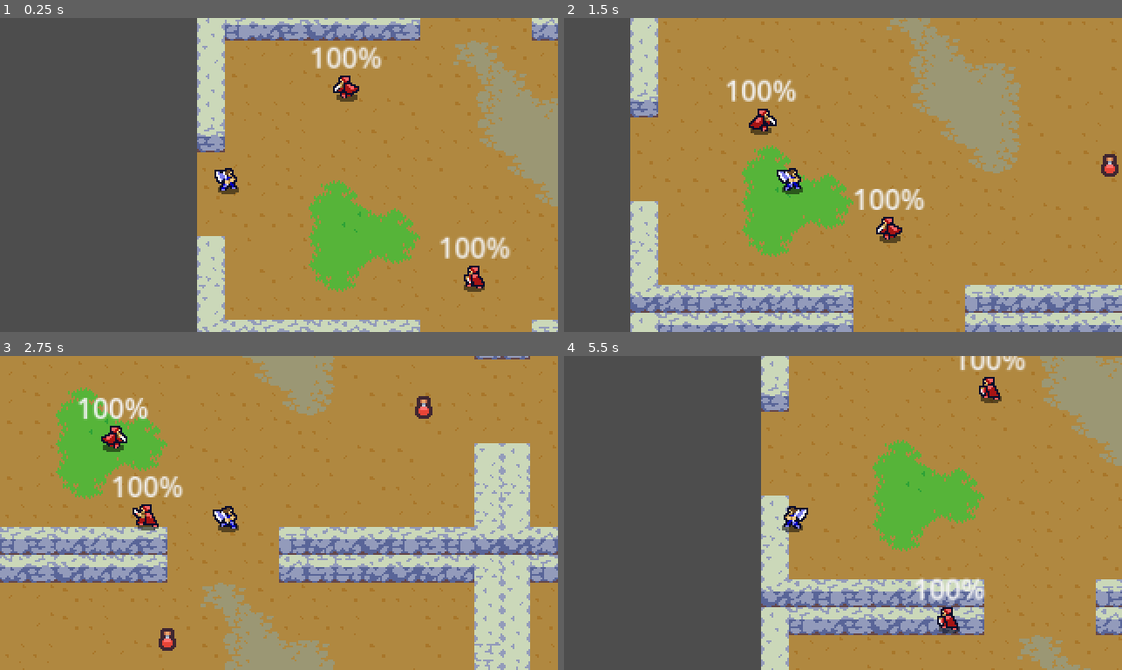
Above: before the commit, frames 1-4 (two rows, left to right).
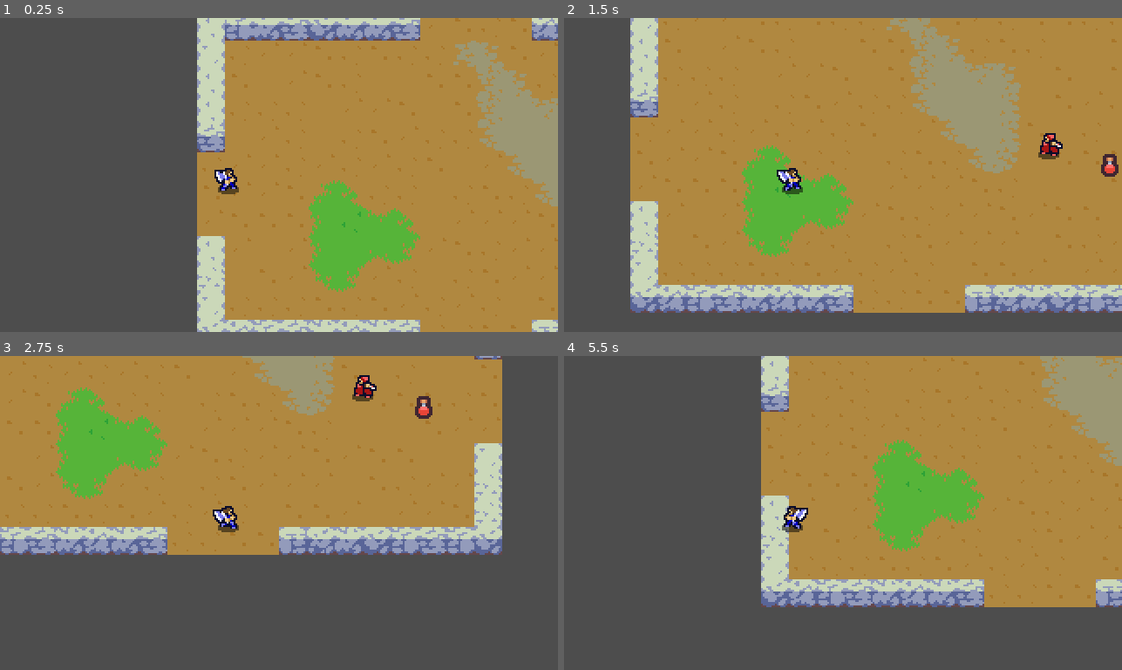
Above: after the commit, the same moments.

Repository: ricalex42/Projeto-DIM0126---2023.2
Game: Godot game, scene res://actors/world.tscn
Two runs of this game, one before a commit and one after it. Both use one fixed random seed, a clock stepped at 60 frames per second and the inputs below.
Inputs:
- Up to frame 1 (0.25 s): no input
- Up to frame 2 (1.5 s): hold Right (ui_right) 0.53-1.28 s; hold Space (attack) 0.53-1.28 s; hold Down (ui_down) from 1.28 s (still down); tap Space (attack) at 1.35 s
- Up to frame 3 (2.75 s): release Down (ui_down) at 2.03 s; hold Right (ui_right) from 2.03 s (still down); hold Space (attack) from 2.03 s (still down)
- Up to frame 4 (5.5 s): release Right (ui_right) at 2.78 s; release Space (attack) at 2.78 s; hold Up (ui_up) 2.78-3.53 s; tap Space (attack) at 2.85, 4.35 s; hold Space (attack) 3.53-4.28 s; hold Left (ui_left) 3.53-5.03 s; hold Down (ui_down) from 5.03 s (still down); hold Space (attack) from 5.03 s (still down)

The runs differ from the first frame. In frame 1, 1.6% of the frame differs, in the area x 55-92%, y 8-88%; in frame 2, 7.3%; in frame 3, 44%, in the area x 0-100%, y 0-100%; in frame 4, 14%.
Error after the commit: Parse Error: Function "goal()" not found in base self. (res://actors/Leaf_EscolherTileAleatorio.gd:48)

Commit message:
behaviour_tree implementation

Diff:
--- /dev/null
+++ b/actors/BehaviourTree/bt_sequence.gd
@@ -0,0 +1,23 @@
+extends Task
+
+class_name Sequence
+
+var current_child = 0
+
+func run():
+	get_child(current_child).run()
+	running()
+
+func child_success():
+	current_child += 1
+	if current_child >= get_child_count():
+		current_child = 0
+		success()
+
+func child_fail():
+	current_child = 0
+	fail()
+
+func success():
+	status = SUCCEEDED
+	get_parent().child_success()
--- /dev/null
+++ b/actors/BehaviourTree/leaf.gd
@@ -0,0 +1,6 @@
+extends Task
+
+class_name LeafExample
+
+func run():
+	success()
--- /dev/null
+++ b/actors/BehaviourTree/task.gd
@@ -0,0 +1,48 @@
+extends Node
+
+class_name Task
+
+enum {
+	ENTER,
+	RUNNING,
+	FAILED,
+	SUCCEEDED,
+	CANCELLED
+}
+
+var tree = null
+var status = ENTER
+
+func running():
+	status = RUNNING
+
+func success():
+	status = SUCCEEDED
+
+func fail():
+	status = FAILED
+
+func cancel():
+	if status == RUNNING:
+		status = CANCELLED
+		for child in get_children():
+			child.cancel()
+
+func run():
+	pass
+func child_success():
+	pass
+func child_fail():
+	pass
+func child_running():
+	pass
+
+func start():
+	status = ENTER
+	for child in get_children():
+		child.tree = self.tree
+		child.start()
+
+func reset():
+	cancel()
+	status = ENTER
--- /dev/null
+++ b/actors/Leaf_DropItem.gd
@@ -0,0 +1,12 @@
+extends Task
+
+class_name Leaf_DropItem
+
+@export var npc: CharacterBody2D
+
+func run():
+	pass
+
+func success():
+	status = SUCCEEDED
+	get_parent().child_success()
--- /dev/null
+++ b/actors/Leaf_EncontrarJogador.gd
@@ -0,0 +1,12 @@
+extends Task
+
+class_name Leaf_EncontrarJogador
+
+@export var npc: CharacterBody2D
+
+func run():
+	pass
+
+func success():
+	status = SUCCEEDED
+	get_parent().child_success()
--- /dev/null
+++ b/actors/Leaf_EscolherLocalAleatorio.gd
@@ -0,0 +1,20 @@
+extends Task
+
+class_name LeafEscolherLocalAleatorio
+
+var count = 0
+const MAX = 100
+
+func run():
+	status = RUNNING
+	if status == RUNNING:
+		print("INICIOU SEQUENCIA ESCOLHER LOCAL ALEATORIO")
+		var rng = RandomNumberGenerator.new()
+		var rndX = rng.randi_range(-20, 20)
+		var rndY = rng.randi_range(-20, 20)
+		$"../..".target = $"../../..".global_position + Vector2(rndX, rndY)
+		success()
+
+func success():
+	status = SUCCEEDED
+	get_parent().child_success()
--- /dev/null
+++ b/actors/Leaf_EscolherTileAleatorio.gd
@@ -0,0 +1,74 @@
+extends Task
+
+class_name Leaf_EscolherTileAleatorio
+
+@export var npc: CharacterBody2D
+
+func run():
+	status = RUNNING
+	if status == RUNNING:
+		print("INICIOU SEQUENCIA ESCOLHER LOCAL ALEATORIO COM A*")
+		# para teste tentar alcançar o tile 0,0
+		#
+		var npc_current_position = scene_to_tile_coordinate(npc.global_position, Vector2(16,16))
+		var npc_target_position = Vector2(0,0)
+		var npc_goal_distance_estimate = manhattan_distance(npc_current_position, npc_target_position)
+		print("Start.g: ", npc_current_position)
+		print("Start.h: ", npc_goal_distance_estimate)
+
+		var path = a_star(npc_current_position)
+		success()
+
+func success():
+	status = SUCCEEDED
+	get_parent().child_success()
+
+func get_current_tile():
+	pass
+
+func manhattan_distance(start_pos: Vector2, end_pos: Vector2) -> int:
+	var dx = abs(end_pos.x - start_pos.x)
+	var dy = abs(end_pos.y - start_pos.y)
+	return dx + dy
+
+
+func scene_to_tile_coordinate(scene_position: Vector2, tile_size: Vector2) -> Vector2:
+	var tile_x = int(scene_position.x / tile_size.x)
+	var tile_y = int(scene_position.y / tile_size.y)
+	return Vector2(tile_x, tile_y)
+
+
+func a_star(start_position: Vector2):
+	var open = [start_position]
+	var closed = []
+
+	while open.size > 0:
+		var N = remove_lowest_f(open)
+
+		if goal(N):
+			return path_to(N)
+
+		closed.append(N)
+
+		for child in get_children(N):
+			if child not in closed:
+				child.parent = N
+				child.g = N.g + real_cost(N, child)
+				child.h = heuristic(child)
+				open.append(child)
+
+	return []
+
+
+func remove_lowest_f(open_list: Array):
+	var lowest_node = null
+	var lowest_f = INFINITY
+
+	for node in open_list:
+		var f = node.g + node.h
+		if f< lowest_f:
+			lowest_f = f
+			lowest_node = node
+
+	open_list.erase(open_list.find(lowest_node))
+	return lowest_node
--- /dev/null
+++ b/actors/Leaf_IrLocalAleatorio.gd
@@ -0,0 +1,21 @@
+extends Task
+
+class_name LeafIrLocalAleatorio
+
+@export var npc: CharacterBody2D
+var move_speed = 40
+
+func run():
+	if status != RUNNING:
+		print("INICIOU SEQUENCIA IR LOCAL ALEATORIO")
+		status = RUNNING
+	if status == RUNNING:
+		var direction = $"../..".target - npc.position
+		npc.velocity = direction.normalized() * move_speed
+		if direction.length() < 5:
+			print("FINALIZOU SEQUENCIA IR LOCAL ALEATORIO")
+			success()
+
+func success():
+	status = SUCCEEDED
+	get_parent().child_success()
--- /dev/null
+++ b/actors/Leaf_MostrarAnimaçãoMorte.gd
@@ -0,0 +1,12 @@
+extends Task
+
+class_name Leaf_MostrarAnimaçãoMorte
+
+@export var npc: CharacterBody2D
+
+func run():
+	pass
+
+func success():
+	status = SUCCEEDED
+	get_parent().child_success()
--- /dev/null
+++ b/actors/Leaf_MoverParaTile.gd
@@ -0,0 +1,12 @@
+extends Task
+
+class_name Leaf_MoverParaTile
+
+@export var npc: CharacterBody2D
+
+func run():
+	pass
+
+func success():
+	status = SUCCEEDED
+	get_parent().child_success()
--- /dev/null
+++ b/actors/Leaf_PerseguirJogador.gd
@@ -0,0 +1,12 @@
+extends Task
+
+class_name Leaf_PerserguirJogador
+
+@export var npc: CharacterBody2D
+
+func run():
+	pass
+
+func success():
+	status = SUCCEEDED
+	get_parent().child_success()
--- /dev/null
+++ b/actors/NPC_BehaviourTree.gd
@@ -0,0 +1,19 @@
+extends Task
+
+class_name NPC_BehaviourTree
+
+# essa BT terá 3 estados: procurar, perseguir e morrer
+var target = Vector2()
+
+func _ready():
+	tree = self
+	start()
+	status = RUNNING
+
+func _process(_delta):
+	if status == RUNNING:
+		get_child(0).run()
+
+func run():
+	get_child(0).run()
+	running()
--- a/actors/npc_node.tscn
+++ b/actors/npc_node.tscn
@@ -160,10 +160,6 @@
 script = ExtResource("7_rkt63")
 npc = NodePath("../..")
 
-[node name="DebugLines" type="Node2D" parent="."]
-visible = false
-script = ExtResource("8_sc41c")
-
 [node name="HealthBar" type="ProgressBar" parent="."]
 z_index = -1
 texture_filter = 2
@@ -182,5 +178,9 @@
 position = Vector2(-1, 0)
 shape = SubResource("CircleShape2D_1dbt7")
 
+[node name="DebugLines" type="Node2D" parent="."]
+visible = false
+script = ExtResource("8_sc41c")
+
 [connection signal="animation_finished" from="AnimatedSprite2D" to="StateMachine/NPCAttack" method="_on_animated_sprite_2d_animation_finished"]
 [connection signal="animation_looped" from="AnimatedSprite2D" to="StateMachine/NPCAttack" method="_on_animated_sprite_2d_animation_looped"]
--- /dev/null
+++ b/actors/npc_node_bt.tscn
@@ -0,0 +1,205 @@
+[gd_scene load_steps=29 format=3 uid="uid://fluwa44xhsbq"]
+
+[ext_resource type="Script" path="res://actors/npc_node.gd" id="1_2jxmo"]
+[ext_resource type="Texture2D" uid="uid://dojgh1wh37gbw" path="res://assets/Thief_Red1.png" id="2_vvmro"]
+[ext_resource type="Script" path="res://actors/NPC_BehaviourTree.gd" id="3_h68os"]
+[ext_resource type="Script" path="res://actors/BehaviourTree/bt_sequence.gd" id="4_i1vpf"]
+[ext_resource type="Script" path="res://actors/Leaf_EscolherTileAleatorio.gd" id="5_d0uqk"]
+[ext_resource type="Script" path="res://actors/Leaf_EscolherLocalAleatorio.gd" id="5_v1ffv"]
+[ext_resource type="Script" path="res://actors/Leaf_IrLocalAleatorio.gd" id="6_fadpn"]
+[ext_resource type="Script" path="res://actors/Leaf_MoverParaTile.gd" id="6_yow10"]
+[ext_resource type="Script" path="res://actors/Leaf_EncontrarJogador.gd" id="7_1f1m5"]
+[ext_resource type="Script" path="res://actors/Leaf_PerseguirJogador.gd" id="8_nlk17"]
+[ext_resource type="Script" path="res://actors/Leaf_MostrarAnimaçãoMorte.gd" id="11_gq2k7"]
+[ext_resource type="Script" path="res://actors/Leaf_DropItem.gd" id="12_f64fk"]
+
+[sub_resource type="AtlasTexture" id="AtlasTexture_467n1"]
+atlas = ExtResource("2_vvmro")
+region = Rect2(0, 64, 32, 32)
+
+[sub_resource type="AtlasTexture" id="AtlasTexture_v0syi"]
+atlas = ExtResource("2_vvmro")
+region = Rect2(32, 64, 32, 32)
+
+[sub_resource type="AtlasTexture" id="AtlasTexture_tccdg"]
+atlas = ExtResource("2_vvmro")
+region = Rect2(64, 64, 32, 32)
+
+[sub_resource type="AtlasTexture" id="AtlasTexture_6smkb"]
+atlas = ExtResource("2_vvmro")
+region = Rect2(96, 64, 32, 32)
+
+[sub_resource type="AtlasTexture" id="AtlasTexture_f2h3c"]
+atlas = ExtResource("2_vvmro")
+region = Rect2(0, 0, 32, 32)
+
+[sub_resource type="AtlasTexture" id="AtlasTexture_rqc8b"]
+atlas = ExtResource("2_vvmro")
+region = Rect2(32, 0, 32, 32)
+
+[sub_resource type="AtlasTexture" id="AtlasTexture_ldxlb"]
+atlas = ExtResource("2_vvmro")
+region = Rect2(64, 0, 32, 32)
+
+[sub_resource type="AtlasTexture" id="AtlasTexture_wwy8c"]
+atlas = ExtResource("2_vvmro")
+region = Rect2(96, 0, 32, 32)
+
+[sub_resource type="AtlasTexture" id="AtlasTexture_nbo7h"]
+atlas = ExtResource("2_vvmro")
+region = Rect2(0, 32, 32, 32)
+
+[sub_resource type="AtlasTexture" id="AtlasTexture_m5wpf"]
+atlas = ExtResource("2_vvmro")
+region = Rect2(32, 32, 32, 32)
+
+[sub_resource type="AtlasTexture" id="AtlasTexture_xtce1"]
+atlas = ExtResource("2_vvmro")
+region = Rect2(64, 32, 32, 32)
+
+[sub_resource type="AtlasTexture" id="AtlasTexture_rpgmr"]
+atlas = ExtResource("2_vvmro")
+region = Rect2(96, 32, 32, 32)
+
+[sub_resource type="SpriteFrames" id="SpriteFrames_csgqr"]
+animations = [{
+"frames": [{
+"duration": 1.0,
+"texture": SubResource("AtlasTexture_467n1")
+}, {
+"duration": 1.0,
+"texture": SubResource("AtlasTexture_v0syi")
+}, {
+"duration": 1.0,
+"texture": SubResource("AtlasTexture_tccdg")
+}, {
+"duration": 1.0,
+"texture": SubResource("AtlasTexture_tccdg")
+}, {
+"duration": 1.0,
+"texture": SubResource("AtlasTexture_tccdg")
+}, {
+"duration": 1.0,
+"texture": SubResource("AtlasTexture_6smkb")
+}],
+"loop": true,
+"name": &"attack",
+"speed": 5.0
+}, {
+"frames": [{
+"duration": 1.0,
+"texture": SubResource("AtlasTexture_f2h3c")
+}, {
+"duration": 1.0,
+"texture": SubResource("AtlasTexture_rqc8b")
+}, {
+"duration": 1.0,
+"texture": SubResource("AtlasTexture_ldxlb")
+}, {
+"duration": 1.0,
+"texture": SubResource("AtlasTexture_wwy8c")
+}],
+"loop": true,
+"name": &"idle",
+"speed": 5.0
+}, {
+"frames": [{
+"duration": 1.0,
+"texture": SubResource("AtlasTexture_nbo7h")
+}, {
+"duration": 1.0,
+"texture": SubResource("AtlasTexture_m5wpf")
+}, {
+"duration": 1.0,
+"texture": SubResource("AtlasTexture_xtce1")
+}, {
+"duration": 1.0,
+"texture": SubResource("AtlasTexture_rpgmr")
+}],
+"loop": true,
+"name": &"walking",
+"speed": 5.0
+}]
+
+[sub_resource type="CircleShape2D" id="CircleShape2D_5wojk"]
+radius = 8.0
+
+[sub_resource type="StyleBoxLine" id="StyleBoxLine_3tcf8"]
+color = Color(0, 0, 0, 0)
+
+[sub_resource type="CircleShape2D" id="CircleShape2D_g2w7x"]
+radius = 17.0
+
+[node name="npc_node_BT" type="CharacterBody2D"]
+collision_layer = 2
+collision_mask = 4
+script = ExtResource("1_2jxmo")
+
+[node name="AnimatedSprite2D" type="AnimatedSprite2D" parent="."]
+texture_filter = 1
+sprite_frames = SubResource("SpriteFrames_csgqr")
+animation = &"attack"
+
+[node name="CollisionShape2D" type="CollisionShape2D" parent="."]
+position = Vector2(-1, 0)
+shape = SubResource("CircleShape2D_5wojk")
+
+[node name="HealthBar" type="ProgressBar" parent="."]
+visible = false
+z_index = -1
+texture_filter = 2
+offset_left = -2.0
+offset_top = -31.0
+offset_right = 2.0
+offset_bottom = -4.0
+theme_override_styles/background = SubResource("StyleBoxLine_3tcf8")
+value = 50.0
+
+[node name="AttackArea" type="Area2D" parent="."]
+collision_layer = 0
+collision_mask = 4
+
+[node name="CollisionShape2D" type="CollisionShape2D" parent="AttackArea"]
+position = Vector2(-1, 0)
+shape = SubResource("CircleShape2D_g2w7x")
+
+[node name="BehaviourTree" type="Node" parent="."]
+script = ExtResource("3_h68os")
+
+[node name="Seq_Procurar_Astar" type="Node" parent="BehaviourTree"]
+script = ExtResource("4_i1vpf")
+
+[node name="Leaf_EscolherTileAleatorio" type="Node" parent="BehaviourTree/Seq_Procurar_Astar" node_paths=PackedStringArray("npc")]
+script = ExtResource("5_d0uqk")
+npc = NodePath("../../..")
+
+[node name="Leaf_MoverParaTile" type="Node" parent="BehaviourTree/Seq_Procurar_Astar"]
+script = ExtResource("6_yow10")
+
+[node name="Seq_Perserguir" type="Node" parent="BehaviourTree"]
+script = ExtResource("4_i1vpf")
+
+[node name="Leaf_EncontrarJogador" type="Node" parent="BehaviourTree/Seq_Perserguir"]
+script = ExtResource("7_1f1m5")
+
+[node name="Leaf_PerseguirJogador" type="Node" parent="BehaviourTree/Seq_Perserguir"]
+script = ExtResource("8_nlk17")
+
+[node name="Seq_Procurar" type="Node" parent="BehaviourTree"]
+script = ExtResource("4_i1vpf")
+
+[node name="Leaf_EscolherLocalAleatorio" type="Node" parent="BehaviourTree/Seq_Procurar"]
+script = ExtResource("5_v1ffv")
+
+[node name="Leaf_IrLocalAleatorio" type="Node" parent="BehaviourTree/Seq_Procurar" node_paths=PackedStringArray("npc")]
+script = ExtResource("6_fadpn")
+npc = NodePath("../../..")
+
+[node name="Seq_Morrer" type="Node" parent="BehaviourTree"]
+script = ExtResource("4_i1vpf")
+
+[node name="Leaf_MostrarAnimaçãoMorte" type="Node" parent="BehaviourTree/Seq_Morrer"]
+script = ExtResource("11_gq2k7")
+
+[node name="Leaf_DropItem" type="Node" parent="BehaviourTree/Seq_Morrer"]
+script = ExtResource("12_f64fk")
--- a/actors/world.tscn
+++ b/actors/world.tscn
@@ -1,7 +1,7 @@
 [gd_scene load_steps=5 format=3 uid="uid://c2x5y7teylnpv"]
 
 [ext_resource type="PackedScene" uid="uid://c3mkmue6hghe5" path="res://actors/player_node.tscn" id="1_vld7f"]
-[ext_resource type="PackedScene" uid="uid://dve2yse2kbkx7" path="res://actors/npc_node.tscn" id="2_t2suf"]
+[ext_resource type="PackedScene" uid="uid://fluwa44xhsbq" path="res://actors/npc_node_bt.tscn" id="2_gy0fi"]
 [ext_resource type="PackedScene" uid="uid://babg48dir21cp" path="res://actors/Room.tscn" id="3_76mc2"]
 [ext_resource type="PackedScene" uid="uid://dpb5b0g5ukuhx" path="res://actors/health_potion.tscn" id="4_brcme"]
 
@@ -15,69 +15,13 @@
 
 [node name="npcs" type="Node2D" parent="."]
 
-[node name="npc_node" parent="npcs" instance=ExtResource("2_t2suf")]
-position = Vector2(152, 480)
-
-[node name="npc_node2" parent="npcs" instance=ExtResource("2_t2suf")]
-position = Vector2(240, 336)
-
-[node name="npc_node3" parent="npcs" instance=ExtResource("2_t2suf")]
-position = Vector2(504, 264)
-
-[node name="npc_node4" parent="npcs" instance=ExtResource("2_t2suf")]
-position = Vector2(496, 88)
-
-[node name="npc_node5" parent="npcs" instance=ExtResource("2_t2suf")]
-position = Vector2(160, 152)
-
-[node name="npc_node6" parent="npcs" instance=ExtResource("2_t2suf")]
-position = Vector2(93, 37)
+[node name="npc_node_BT" parent="npcs" instance=ExtResource("2_gy0fi")]
+position = Vector2(240, 96)
 
 [node name="items" type="Node2D" parent="."]
 
 [node name="health_potion" parent="items" instance=ExtResource("4_brcme")]
 position = Vector2(275, 107)
 
-[node name="health_potion2" parent="items" instance=ExtResource("4_brcme")]
-position = Vector2(480, 320)
-
-[node name="health_potion3" parent="items" instance=ExtResource("4_brcme")]
-position = Vector2(488, 128)
-
-[node name="health_potion4" parent="items" instance=ExtResource("4_brcme")]
-position = Vector2(128, 240)
-
 [node name="TileMap" parent="." instance=ExtResource("3_76mc2")]
 z_index = -10
-
-[node name="TileMap2" parent="." instance=ExtResource("3_76mc2")]
-z_index = -10
-position = Vector2(320, 0)
-
-[node name="TileMap3" parent="." instance=ExtResource("3_76mc2")]
-z_index = -10
-position = Vector2(0, 192)
-
-[node name="TileMap4" parent="." instance=ExtResource("3_76mc2")]
-z_index = -10
-position = Vector2(320, 192)
-
-[node name="TileMap5" parent="." instance=ExtResource("3_76mc2")]
-z_index = -10
-position = Vector2(640, 0)
-
-[node name="TileMap6" parent="." instance=ExtResource("3_76mc2")]
-z_index = -10
-position = Vector2(640, 192)
-
-[node name="TileMap7" parent="." instance=ExtResource("3_76mc2")]
-z_index = -10
-position = Vector2(0, 384)
-
-[node name="TileMap8" parent="." instance=ExtResource("3_76mc2")]
-z_index = -10
-position = Vector2(320, 384)
-
-[node name="TileMap9" parent="." instance=ExtResource("3_76mc2")]
-z_index = -10
-position = Vector2(640, 384)
Not shown, added: actors/npcAE1.tmp
Not shown, added: actors/npcD896.tmp
